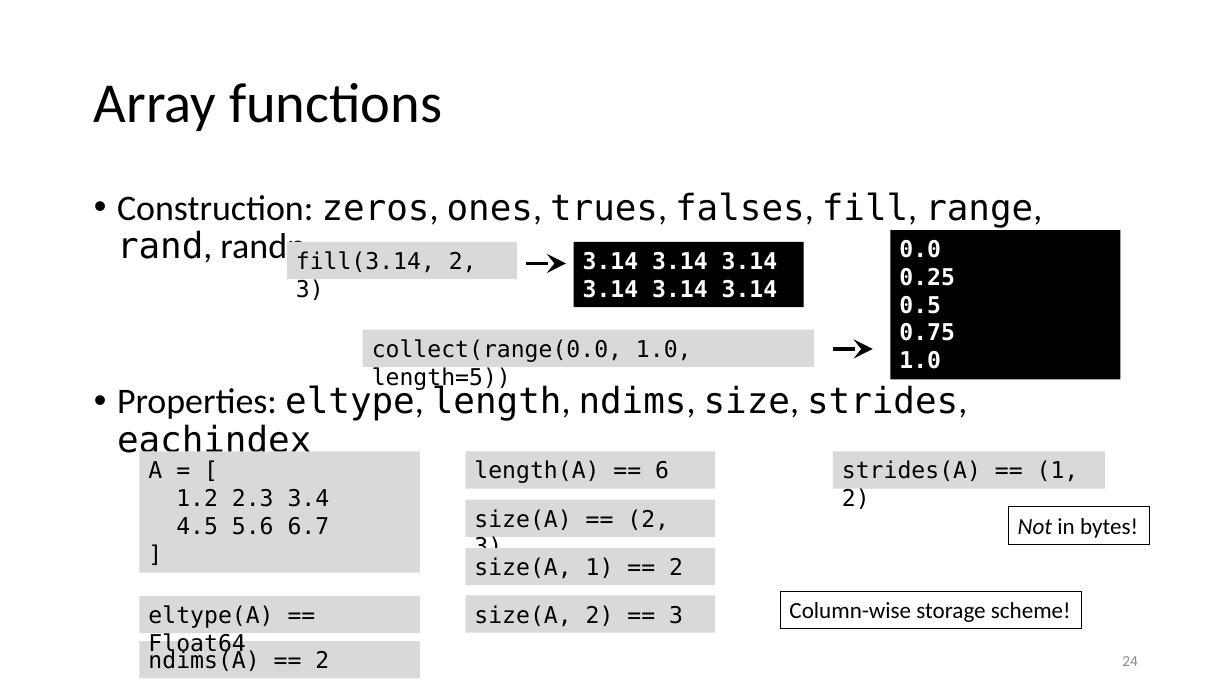
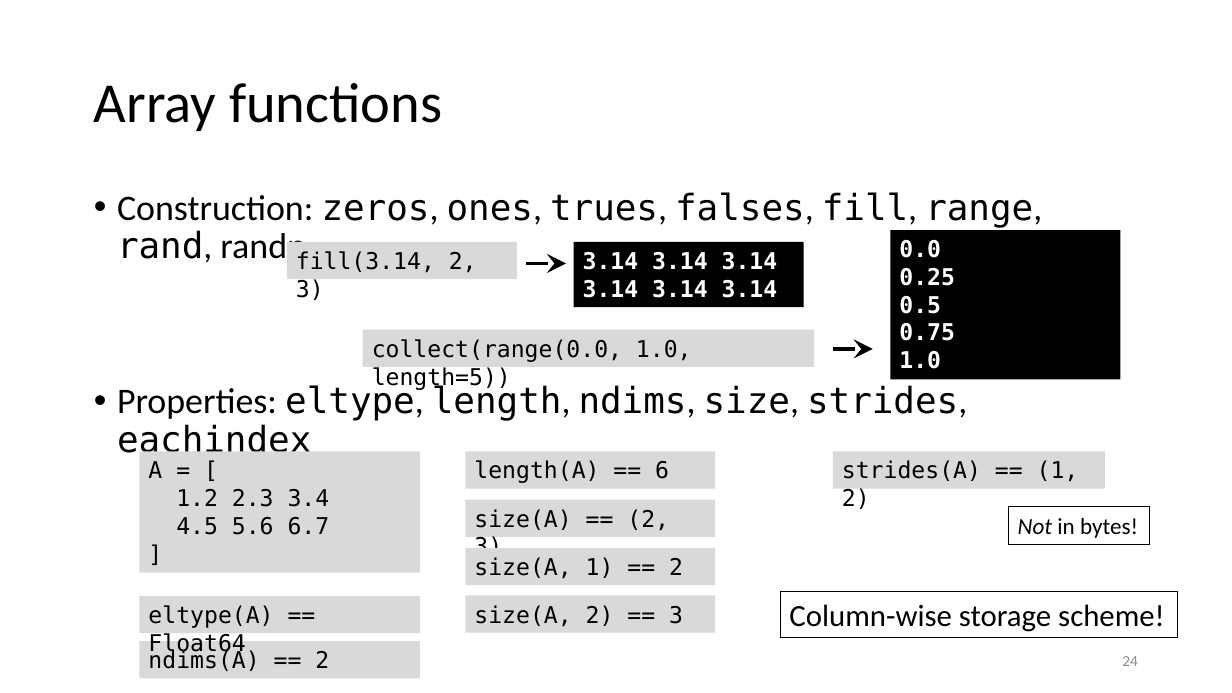
Before and after one commit to gjbex/Julia_good_bad_ugly, a slide deck: slide 24 of julia,_good_back_ugly.pptx. Drawn at 1232x693 pixels with LibreOffice and Linux fonts; fonts in the diff are those of the drawing. Boxes give left, top, right and bottom in pixels: in the first picture for what was removed or moved away, otherwise in the second. Text is boxed around its words. In the diff, an @@ line names an element or a change of style, - is before the commit and + after.

```diff
--- a/julia,_good_back_ugly.pptx
+++ b/julia,_good_back_ugly.pptx
@@ rectangle "Column-wise storage scheme!": place and size @@
-rectangle "Column-wise storage scheme!" at box(781, 592, 1082, 628)
+rectangle "Column-wise storage scheme!" at box(781, 592, 1178, 638)
@@ rectangle "Column-wise storage scheme!" at box(781, 592, 1178, 638): size 18 to 24 pt @@
```
Also in this commit, not shown: 4 other slides changed.
